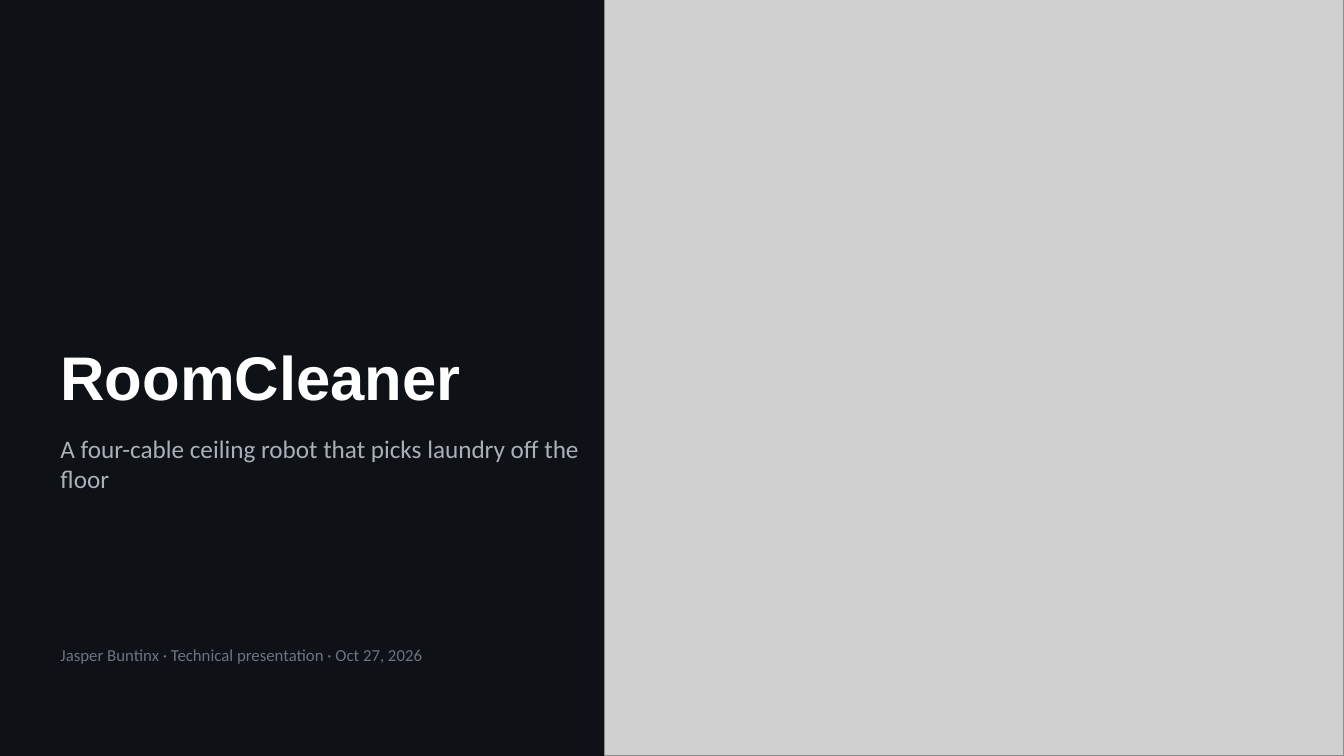
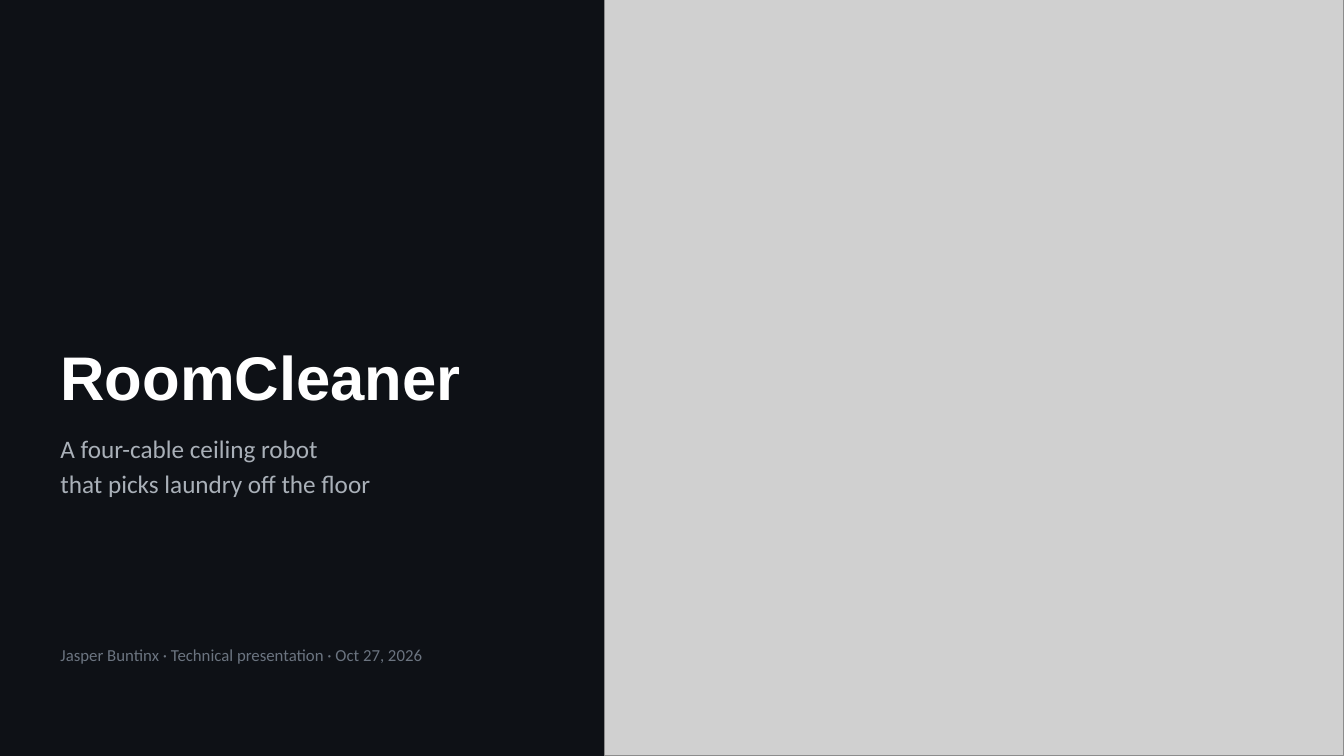
Before and after one commit to Jaspario1199/RoomCleaner, a slide deck: slide 1 of docs/presentation/deck/RoomCleaner_SpaceX_draft.pptx. Drawn at 1344x756 pixels with LibreOffice and Linux fonts; fonts in the diff are those of the drawing; grey boxes stand for pictures. Boxes give left, top, right and bottom in pixels: in the first picture for what was removed or moved away, otherwise in the second. Text is boxed around its words. In the diff, an @@ line names an element or a change of style, - is before the commit and + after.

```diff
--- a/docs/presentation/deck/RoomCleaner_SpaceX_draft.pptx
+++ b/docs/presentation/deck/RoomCleaner_SpaceX_draft.pptx
@@ text at [60, 440, 370, 497]: text changed @@
-A four-cable ceiling robot that picks laundry off the floor
+A four-cable ceiling robot
+that picks laundry off the floor
```
Also in this commit, not shown: 5 other slides changed, 17 slides added, 5 other files.
